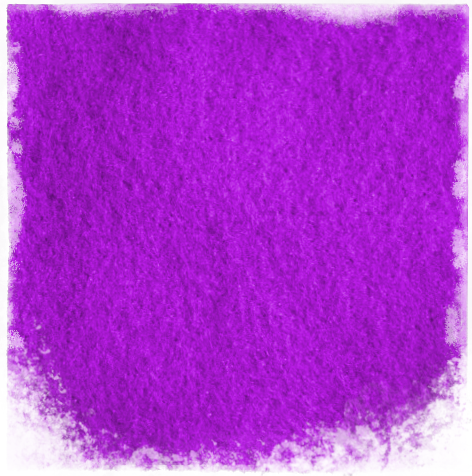
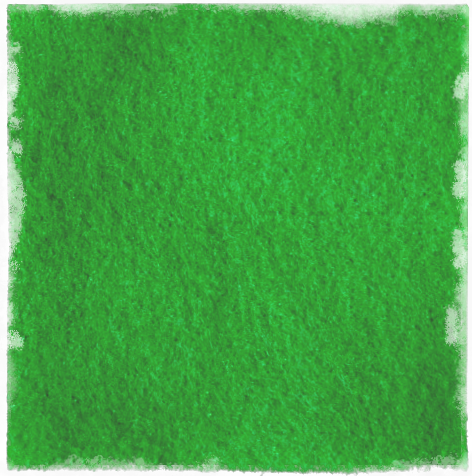
Before/after of a 472x476 layered artwork. What changed in the layer stack:
hid "goal tile", painted on it over [0, 3, 472, 476]
showed "middle tile", painted on it over [0, 3, 472, 476]
